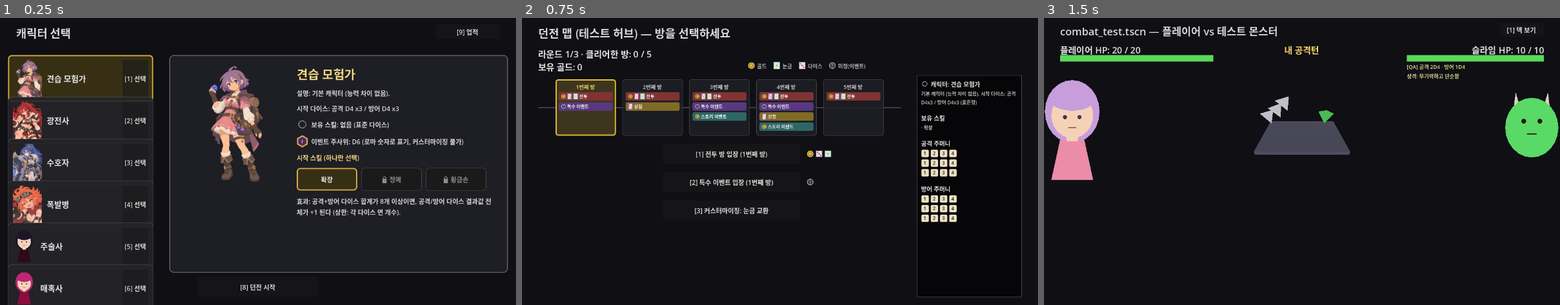
Above: before the commit, frames 1-3 (left to right).
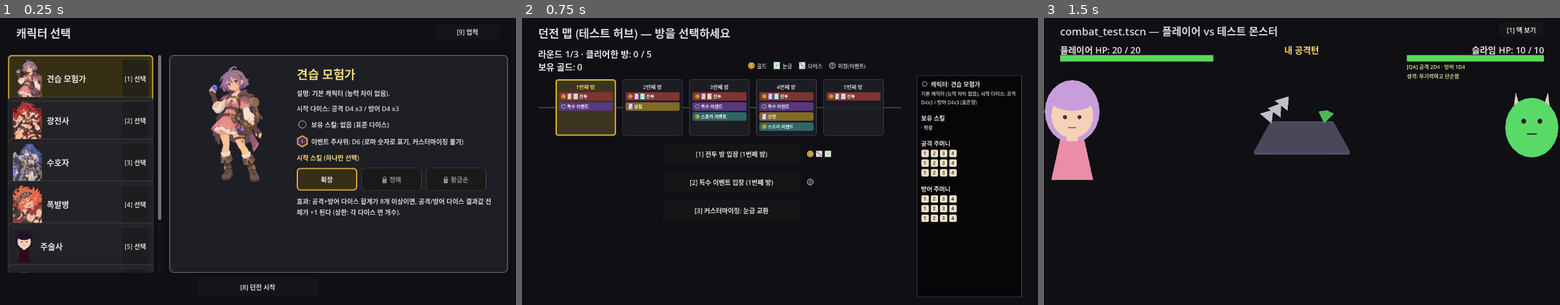
Above: after the commit, the same moments.

Repository: YGseok/ProjectD
Game: Godot game, scene res://code/scenes/character_select.tscn
The game is run twice, just before and just after one commit, with the same random seed, the same clock (stepped at 60 frames per second) and the same inputs.
Inputs:
- Up to frame 1 (0.25 s): no input
- Up to frame 2 (0.75 s): click "[8] 던전 시작" at 0.5 s
- Up to frame 3 (1.5 s): click "[1] 전투 방 입장 (1번째 방)" at 1.25 s

The runs differ from the first frame. In frame 1, 0.8% of the frame differs, in the area x 1-32%, y 12-100%; in frame 2, nothing differs; in frame 3, nothing differs.

Commit message:
feat: 시작 스킬 원형 7종 전투 배선 완료(F-2(c)) + 캐릭터 선택 스크롤 버그 수정(ART-1a)
이전 세션이 끊기며 미커밋으로 남긴 F-2(c) 작업을 이어받아 완성. 이어받은 diff에서
선제/황금손/과적/잡화점(공격턴)이 "수집가" 블록 안에, 대비/오뚝이/과적/잡화점(방어턴)이
"강철 방비" 블록 안에 중첩돼 발동 안 하던 버그(2026-09-17 (138)과 같은 유형)를 발견해
전부 톱레벨로 분리. 황금손/잡화점/승부사 조건 계산은 정적 함수로 분리해 dice_test.gd가
물리 없이 계산 결과를 직접 검증하도록 하고, 7종 전부 효과 단위 테스트 추가.

ART-1a: 캐릭터 선택 카드 목록이 7종으로 늘어나며 7번째 카드가 화면 밖으로 밀려 선택
불가했던 버그를 ScrollContainer + 실측 행 높이 계산으로 수정.

DESIGN.md 시작 스킬 표를 7캐릭터x3슬롯으로 갱신.

Co-Authored-By: Claude Sonnet 5 <noreply@anthropic.com>

Diff:
--- a/code/scenes/character_select.gd
+++ b/code/scenes/character_select.gd
@@ -19,10 +19,13 @@
 ## CARD_WIDTH/CARD_HEIGHT/CARD_GAP: 왼쪽 카드 목록(초상+이름만, INBOX.md 2026-09-14
 ## "외형과 이름들만 간략하게 나오고, 패널 선택시 오른쪽에 상세 정보를 제공"을 반영해
 ## 2026-09-15에 "카드 하나에 모든 정보" 방식에서 "간략한 목록 + 오른쪽 상세 패널"
-## 방식으로 개편)의 한 행 크기. 예전에는 카드 폭을 캐릭터 수에 맞춰 동적으로 계산했지만
-## (화면 폭을 5등분), 이제는 카드가 세로로 쌓이는 목록이라 폭이 고정이어도 캐릭터가
-## 늘어나도(6종째부터는 CardsContainer 높이를 넘어 스크롤이 필요해질 수 있음 — 지금
-## 5종까지는 문제 없음) 문제가 없다.
+## 방식으로 개편)의 한 행 "기대" 크기 — 실제 행 간격은 _build_cards()가 각 카드의
+## 실제 결합 최소 높이(get_combined_minimum_size())를 측정해서 쌓으므로(ART-1a,
+## 2026-10-07), CARD_HEIGHT는 포트레이트 칸 크기 등 다른 계산의 기준값으로만 쓰인다.
+## **CardsContainer는 이제 ScrollContainer**(캐릭터가 늘어나 목록이 보이는 영역(540px)
+## 보다 길어져도 스크롤로 전부 닿을 수 있게 — 7종(7×104=728px)부터 실제로 넘침,
+## `qa_out/art_character_select.png`에서 7번째 카드가 화면 밖으로 밀려 선택 불가했던
+## 버그로 발견됨).
 const CARD_WIDTH := 360.0
 const CARD_HEIGHT := 92.0
 const CARD_GAP := 12.0
@@ -34,7 +37,7 @@
 ## 맞추고, 패널 내용 높이(540 - 상하 여백 48 = 492) 안에 들어가게 잡았다.
 const DETAIL_ART_SIZE := Vector2(260, 293)
 
-@onready var cards_container: Control = $CardsContainer
+@onready var cards_container: Control = $CardsContainer/CardsList
 @onready var detail_container: Control = $DetailPanelContainer
 @onready var start_button: Button = $StartButton
 @onready var achievement_button: Button = $AchievementButton
@@ -96,12 +99,21 @@
 	_card_panels.clear()
 
 	var select_buttons: Array[Button] = []
+	# ART-1a(2026-10-07): CARD_HEIGHT(92)를 고정 행 간격으로 썼더니, 패널의 실제
+	# 결합 최소 높이(panel 스타일박스 여백 + 내부 버튼/라벨 최소 크기)가 그보다 커서
+	# Godot이 자동으로 size를 키우며 다음 행과 겹쳤다. 대신 카드를 추가할 때마다
+	# get_combined_minimum_size()로 실제 필요한 높이를 재고 그만큼만 다음 행을 내린다.
+	var y := 0.0
 	for i in CharacterProfiles.PROFILES.size():
 		var profile: Dictionary = CharacterProfiles.PROFILES[i]
 		var card := _make_card(profile, select_buttons)
-		card.position = Vector2(0, i * (CARD_HEIGHT + CARD_GAP))
 		cards_container.add_child(card)
+		card.position = Vector2(0, y)
+		var card_height: float = max(CARD_HEIGHT, card.get_combined_minimum_size().y)
+		card.size = Vector2(CARD_WIDTH, card_height)
+		y += card_height + CARD_GAP
 		_card_panels[profile["id"]] = card
+	cards_container.custom_minimum_size = Vector2(CARD_WIDTH, max(0.0, y - CARD_GAP))
 
 	_refresh_selection_highlight()
 	_refresh_detail_panel()
--- a/code/scenes/character_select.tscn
+++ b/code/scenes/character_select.tscn
@@ -23,11 +23,14 @@
 text = "캐릭터 선택"
 label_settings = SubResource("LabelSettings_title")
 
-[node name="CardsContainer" type="Control" parent="."]
+[node name="CardsContainer" type="ScrollContainer" parent="."]
 offset_left = 20.0
 offset_top = 100.0
 offset_right = 400.0
 offset_bottom = 640.0
+horizontal_scroll_mode = 0
+
+[node name="CardsList" type="Control" parent="CardsContainer"]
 
 [node name="DetailPanelContainer" type="Control" parent="."]
 offset_left = 420.0
--- a/code/scenes/combat_test.gd
+++ b/code/scenes/combat_test.gd
@@ -51,6 +51,23 @@
 		_:
 			return null # null이면 die_d4.tscn 기본값(plastic)을 그대로 씀
 
+## "황금손"([대형 기획 5] F-2(c), 견습 모험가 시작 스킬) 보너스 계산 — 보유 골드
+## 30마다 +1, 최대 +2(골드 60 이상). 순수 함수로 분리해 dice_test.gd가 물리 다이스
+## 스폰 없이 직접 호출해 "계산 결과가 실제로 바뀌는가"를 검증할 수 있게 한다.
+static func _wealth_bonus(gold: int) -> int:
+	return min(2, gold / 30)
+
+## "잡화점"([대형 기획 5] F-2(c), 곡예사 시작 스킬) 조건 계산 — 공격+방어 두
+## 주머니를 합쳐 서로 다른 면 개수(D4/D6/D8 …) 종류가 몇 종인지 센다. _wealth_bonus()와
+## 같은 이유로 순수 함수 분리.
+static func _diverse_dice_type_count(attack_bag: DiceBag, defense_bag: DiceBag) -> int:
+	var sides_seen: Dictionary = {}
+	for die_faces in attack_bag.dice:
+		sides_seen[die_faces.size()] = true
+	for die_faces in defense_bag.dice:
+		sides_seen[die_faces.size()] = true
+	return sides_seen.size()
+
 const SETTLE_LIN_THRESHOLD := 0.08
 const SETTLE_ANG_THRESHOLD := 0.5
 const SETTLE_MIN_FRAMES := 10
@@ -142,6 +159,11 @@
 ## player_deep_breath_used: "심호흡"이 이번 전투에서 이미 적용됐는지(첫 방어턴 1회
 ## 한정이라 전투마다, 즉 _ready()마다 초기화).
 var player_deep_breath_used := false
+## player_vanguard_used/player_bulwark_used: "선제"(광전사 시작 스킬, [대형 기획 5]
+## F-2(c))/"대비"(수호자 시작 스킬)가 이번 전투에서 이미 적용됐는지 — 둘 다
+## deep_breath_used와 같은 "전투 첫 턴 1회" 패턴(공격/방어로 대칭).
+var player_vanguard_used := false
+var player_bulwark_used := false
 ## player_frenzy_active: "광기 심화"(광전사 전용 고유 스킬) 보유 여부. RunState.
 ## skill_flags는 캐릭터와 무관하게 문자열만 쌓이므로, SkillPool이 캐릭터 필터로
 ## 이 스킬을 광전사에게만 제시했다는 전제 하에 플래그 존재 여부만 확인한다. true이면
@@ -436,6 +458,8 @@
 	player_guard_stacks = 0
 	player_guard_pending = false
 	player_deep_breath_used = false
+	player_vanguard_used = false
+	player_bulwark_used = false
 	player_frenzy_active = RunState.skill_flags.has("frenzy_deepen")
 	player_frenzy_deepen_plus_active = RunState.skill_flags.has("frenzy_deepen_plus")
 	player_guard_deepen_active = RunState.skill_flags.has("guard_deepen")
@@ -698,6 +722,43 @@
 		if RunState.pip_inventory.size() >= 5:
 			atk_values = atk_bag.apply_flat_bonus(atk_values, 1)
 			_append_log("수집가 효과: 공격 다이스 결과값 +1 (눈금 인벤토리 5개 이상)")
+	# "선제"([대형 기획 5] F-2(c), 광전사 시작 스킬): 이번 전투의 첫 공격턴 한 번만
+	# 공격 다이스 결과값 전체 +2 — "심호흡"(방어턴 1회 +1)과 같은 1회성 패턴을
+	# 공격턴 쪽에 적용한 것(배율만 +2로 다름, player_vanguard_used로 1회 제한).
+	# **독립 조건**(start_hoard 보유 여부와 무관) — 수집가 블록 안에 중첩시켰다가
+	# "수집가 없으면 선제도 영원히 발동 안 함" 버그가 될 뻔했던 것을 여기서 바로잡음
+	# (2026-09-17 (149) F-1의 동기가 된 "조건문 안에 중첩된 죽은 분기" 버그와 같은
+	# 유형 — 반드시 skill_flags.has() 조건마다 톱레벨 if로 분리해야 한다).
+	if is_player_attacking and RunState.skill_flags.has("start_vanguard") and not player_vanguard_used:
+		atk_values = atk_bag.apply_flat_bonus(atk_values, 2)
+		player_vanguard_used = true
+		_append_log("선제 효과: 공격 다이스 결과값 +2 (이번 전투 최초 공격 1회)")
+	# "황금손"([대형 기획 5] F-2(c), 견습 모험가 시작 스킬): 보유 골드 30마다 공격
+	# 다이스 결과값 +1, 최대 +2(골드 60 이상). 정수 나눗셈으로 "30마다"를 그대로
+	# 표현하고 min(2, ...)로 상한을 건다 — 골드가 전투 중에는 바뀌지 않으므로 다른
+	# 정적 조건 스킬들과 같은 패턴(매 턴 재확인)을 유지. 보너스 계산을 정적 함수
+	# _wealth_bonus()로 분리해 dice_test.gd가 물리 없이 직접 호출해 검증할 수 있게 함.
+	if is_player_attacking and RunState.skill_flags.has("start_wealth"):
+		var wealth_bonus: int = _wealth_bonus(RunState.gold)
+		if wealth_bonus > 0:
+			atk_values = atk_bag.apply_flat_bonus(atk_values, wealth_bonus)
+			_append_log("황금손 효과: 공격 다이스 결과값 +%d (골드 %d)" % [wealth_bonus, RunState.gold])
+	# "과적"([대형 기획 5] F-2(c), 폭발병 시작 스킬): 공격 주머니가 MAX_DICE(6)에
+	# 꽉 찬 경우에만 공격 다이스 결과값 전체 +1(방어턴 쪽은 아래 대칭 적용 — 두 쪽
+	# 다 꽉 차면 둘 다 적용됨).
+	if is_player_attacking and RunState.skill_flags.has("start_overflow"):
+		if RunState.player_attack_bag.is_full():
+			atk_values = atk_bag.apply_flat_bonus(atk_values, 1)
+			_append_log("과적 효과: 공격 다이스 결과값 +1 (공격 주머니가 가득 찼음)")
+	# "잡화점"([대형 기획 5] F-2(c), 곡예사 시작 스킬): 공격+방어 다이스를 합쳐
+	# 서로 다른 면 개수(D4/D6/D8 등) 종류가 3종 이상이면 공격 다이스 결과값 전체 +1
+	# (방어턴 쪽은 아래 대칭 적용). 종류 집계를 정적 함수 _diverse_dice_type_count()로
+	# 분리해 dice_test.gd가 직접 검증할 수 있게 함.
+	if is_player_attacking and RunState.skill_flags.has("start_diverse"):
+		var diverse_count := _diverse_dice_type_count(RunState.player_attack_bag, RunState.player_defense_bag)
+		if diverse_count >= 3:
+			atk_values = atk_bag.apply_flat_bonus(atk_values, 1)
+			_append_log("잡화점 효과: 공격 다이스 결과값 +1 (다이스 종류 %d종)" % diverse_count)
 	# "심호흡+"([미니 기획 D]-4, 공용 강화): base는 이번 전투 첫 방어턴 한 번만
 	# 적용되지만, "+"는 매 방어턴마다 적용된다(상한은 base와 동일하게 다이스별 면
 	# 개수). "+" > base 우선순위 — 두 id가 함께 있어도 "+"만 적용하고 player_deep_
@@ -749,6 +810,35 @@
 		if has_metal_die:
 			def_values = def_bag.apply_flat_bonus(def_values, 1)
 			_append_log("강철 방비 효과: 방어 다이스 결과값 +1 (철제 재질 다이스 보유)")
+	# "대비"([대형 기획 5] F-2(c), 수호자 시작 스킬): 이번 전투의 첫 방어턴 한 번만
+	# 방어 다이스 결과값 전체 +2 — "선제"와 완전히 대칭(공격 대신 방어). **독립
+	# 조건**(start_ironclad 보유 여부와 무관) — 위 "선제"와 같은 이유로 강철 방비
+	# 블록 밖 톱레벨로 둔다.
+	if not is_player_attacking and RunState.skill_flags.has("start_bulwark") and not player_bulwark_used:
+		def_values = def_bag.apply_flat_bonus(def_values, 2)
+		player_bulwark_used = true
+		_append_log("대비 효과: 방어 다이스 결과값 +2 (이번 전투 최초 방어 1회)")
+	# "오뚝이"([대형 기획 5] F-2(c), 주술사 시작 스킬): 플레이어 HP가 최대 HP의
+	# 절반 이하이면 방어 다이스 결과값 전체 +1. player_hp는 이 교환의 데미지 적용
+	# 전 값(공격턴에서 몬스터가 때리기 전 HP)이므로 "버틸수록 발동" 조건이 정확히
+	# 반영된다.
+	if not is_player_attacking and RunState.skill_flags.has("start_second_wind"):
+		if player_hp * 2 <= PLAYER_MAX_HP:
+			def_values = def_bag.apply_flat_bonus(def_values, 1)
+			_append_log("오뚝이 효과: 방어 다이스 결과값 +1 (HP 절반 이하)")
+	# "과적"(방어턴, 공격턴 쪽과 대칭): 방어 주머니가 MAX_DICE(6)에 꽉 찬 경우에만
+	# 방어 다이스 결과값 전체 +1.
+	if not is_player_attacking and RunState.skill_flags.has("start_overflow"):
+		if RunState.player_defense_bag.is_full():
+			def_values = def_bag.apply_flat_bonus(def_values, 1)
+			_append_log("과적 효과: 방어 다이스 결과값 +1 (방어 주머니가 가득 찼음)")
+	# "잡화점"(방어턴, 공격턴 쪽과 대칭): 공격+방어 다이스를 합쳐 서로 다른 면
+	# 개수 종류가 3종 이상이면 방어 다이스 결과값 전체 +1.
+	if not is_player_attacking and RunState.skill_flags.has("start_diverse"):
+		var diverse_count_def := _diverse_dice_type_count(RunState.player_attack_bag, RunState.player_defense_bag)
+		if diverse_count_def >= 3:
+			def_values = def_bag.apply_flat_bonus(def_values, 1)
+			_append_log("잡화점 효과: 방어 다이스 결과값 +1 (다이스 종류 %d종)" % diverse_count_def)
 	var atk_total := 0
 	for v in atk_values:
 		atk_total += v
--- a/code/scenes/dice_test.gd
+++ b/code/scenes/dice_test.gd
@@ -3501,6 +3501,106 @@
 		RunState.skill_flags, "OK" if ironclad_without_lean_ok else "FAIL"
 	])
 
+	# (i) "선제"(start_vanguard)/"대비"(start_bulwark): 1회성 플래그 게이팅이 실제로
+	# "계산 결과"를 바꾸는지 — combat_test.gd의 인라인 조건식(skill_flags.has(...) and
+	# not player_*_used)을 그대로 재현해, 1회차엔 발동(true)/사용 플래그를 올린 뒤
+	# 2회차엔 발동 안 함(false)으로 바뀌는지 직접 확인한다(심호흡과 같은 패턴이라
+	# 새 버그 유형은 아니지만, F-2(c)에서 "수집가" 블록 안에 중첩됐다가 바로 고친
+	# 사고가 있었으므로 독립 조건으로 평가됨을 명시적으로 남긴다).
+	var vanguard_combat = combat_script.new()
+	RunState.skill_flags = ["start_vanguard"]
+	var vanguard_fires_first: bool = RunState.skill_flags.has("start_vanguard") and not vanguard_combat.player_vanguard_used
+	vanguard_combat.player_vanguard_used = true
+	var vanguard_fires_second: bool = RunState.skill_flags.has("start_vanguard") and not vanguard_combat.player_vanguard_used
+	var vanguard_ok: bool = vanguard_fires_first and not vanguard_fires_second
+	ok = vanguard_ok and ok
+	lines.append("  '선제' 1회성 게이팅: 1회차 발동=%s 2회차 발동=%s (기대 true/false) -> %s" % [
+		vanguard_fires_first, vanguard_fires_second, "OK" if vanguard_ok else "FAIL"
+	])
+	vanguard_combat.free()
+
+	var bulwark_combat = combat_script.new()
+	RunState.skill_flags = ["start_bulwark"]
+	var bulwark_fires_first: bool = RunState.skill_flags.has("start_bulwark") and not bulwark_combat.player_bulwark_used
+	bulwark_combat.player_bulwark_used = true
+	var bulwark_fires_second: bool = RunState.skill_flags.has("start_bulwark") and not bulwark_combat.player_bulwark_used
+	var bulwark_ok: bool = bulwark_fires_first and not bulwark_fires_second
+	ok = bulwark_ok and ok
+	lines.append("  '대비' 1회성 게이팅: 1회차 발동=%s 2회차 발동=%s (기대 true/false) -> %s" % [
+		bulwark_fires_first, bulwark_fires_second, "OK" if bulwark_ok else "FAIL"
+	])
+	bulwark_combat.free()
+
+	# (j) "황금손"(start_wealth): combat_test.gd._wealth_bonus()를 물리 없이 직접 호출해
+	# 골드 액수별 보너스 "계산 결과"(0/+1/+2)가 실제로 달라지는지 검증 — 플래그 유무가
+	# 아니라 최종 수치 자체를 비교한다.
+	var wealth_0: int = combat_script._wealth_bonus(0)
+	var wealth_29: int = combat_script._wealth_bonus(29)
+	var wealth_30: int = combat_script._wealth_bonus(30)
+	var wealth_59: int = combat_script._wealth_bonus(59)
+	var wealth_60: int = combat_script._wealth_bonus(60)
+	var wealth_90: int = combat_script._wealth_bonus(90)
+	var wealth_ok: bool = wealth_0 == 0 and wealth_29 == 0 and wealth_30 == 1 and wealth_59 == 1 and wealth_60 == 2 and wealth_90 == 2
+	ok = wealth_ok and ok
+	lines.append("  '황금손' 보너스 계산: gold=0/29/30/59/60/90 -> bonus=%d/%d/%d/%d/%d/%d (기대 0/0/1/1/2/2) -> %s" % [
+		wealth_0, wealth_29, wealth_30, wealth_59, wealth_60, wealth_90, "OK" if wealth_ok else "FAIL"
+	])
+
+	# (k) "과적"(start_overflow): DiceBag.is_full()(MAX_DICE=6 캡) 조건이 combat_test.gd가
+	# 실제로 쓰는 것과 동일한 함수이므로, 가득 차기 전/후 결과가 실제로 바뀌는지 확인한다.
+	var overflow_bag := DiceBag.new(4, 3)
+	var overflow_not_full_ok: bool = not overflow_bag.is_full()
+	for i in range(3):
+		overflow_bag.add_die(4)
+	var overflow_full_ok: bool = overflow_bag.is_full()
+	var overflow_ok: bool = overflow_not_full_ok and overflow_full_ok
+	ok = overflow_ok and ok
+	lines.append("  '과적' 발동 조건(MAX_DICE=6 캡): 3개일 때 가득 참=%s, 6개로 채운 뒤 가득 참=%s (기대 false/true) -> %s" % [
+		not overflow_not_full_ok, overflow_full_ok, "OK" if overflow_ok else "FAIL"
+	])
+
+	# (l) "오뚝이"(start_second_wind): player_hp * 2 <= PLAYER_MAX_HP 조건이 HP 변화에
+	# 따라 실제로 켜지고 꺼지는지 확인(HP 11=거짓, HP 10=절반 경계에서 참).
+	var second_wind_combat = combat_script.new()
+	second_wind_combat.player_hp = 11
+	var second_wind_above_half_ok: bool = not (second_wind_combat.player_hp * 2 <= combat_script.PLAYER_MAX_HP)
+	second_wind_combat.player_hp = 10
+	var second_wind_at_half_ok: bool = second_wind_combat.player_hp * 2 <= combat_script.PLAYER_MAX_HP
+	var second_wind_ok: bool = second_wind_above_half_ok and second_wind_at_half_ok
+	ok = second_wind_ok and ok
+	lines.append("  '오뚝이' 발동 조건(HP 절반 이하, MAX_HP=%d): HP=11 발동=%s, HP=10 발동=%s (기대 false/true) -> %s" % [
+		combat_script.PLAYER_MAX_HP, not second_wind_above_half_ok, second_wind_at_half_ok, "OK" if second_wind_ok else "FAIL"
+	])
+	second_wind_combat.free()
+
+	# (m) "잡화점"(start_diverse): combat_test.gd._diverse_dice_type_count()를 직접 호출해
+	# 다이스 종류 수가 2종->3종으로 늘어날 때 실제 집계 결과가 바뀌는지 검증한다.
+	RunState.chosen_starting_skill_id = "start_diverse"
+	RunState.reset_run("juggler")
+	var diverse_before: int = combat_script._diverse_dice_type_count(RunState.player_attack_bag, RunState.player_defense_bag)
+	var diverse_before_ok: bool = diverse_before < 3
+	RunState.player_attack_bag.add_die(8)
+	RunState.player_attack_bag.add_die(12)
+	var diverse_after: int = combat_script._diverse_dice_type_count(RunState.player_attack_bag, RunState.player_defense_bag)
+	var diverse_after_ok: bool = diverse_after >= 3
+	var diverse_ok: bool = diverse_before_ok and diverse_after_ok
+	ok = diverse_ok and ok
+	lines.append("  '잡화점' 다이스 종류 집계: D8/D12 추가 전=%d종(<3 기대) 추가 후=%d종(>=3 기대) -> %s" % [
+		diverse_before, diverse_after, "OK" if diverse_ok else "FAIL"
+	])
+
+	# (n) "승부사"(start_gambler): event.gd.gambler_adjusted_dc()가 실제 DC 값을 1 낮추고
+	# (최저 2), 스킬이 없으면 원래 DC를 그대로 유지하는지 — 물리/노드 없이 직접 호출.
+	var event_script := load("res://code/scenes/event.gd")
+	var gambler_dc3_without: int = event_script.gambler_adjusted_dc(3, false)
+	var gambler_dc3_with: int = event_script.gambler_adjusted_dc(3, true)
+	var gambler_dc_floor: int = event_script.gambler_adjusted_dc(2, true)
+	var gambler_ok: bool = gambler_dc3_without == 3 and gambler_dc3_with == 2 and gambler_dc_floor == 2
+	ok = gambler_ok and ok
+	lines.append("  '승부사' DC 보정: base=3 미보유=%d(기대 3) 보유=%d(기대 2), base=2 보유=%d(최저 2 기대) -> %s" % [
+		gambler_dc3_without, gambler_dc3_with, gambler_dc_floor, "OK" if gambler_ok else "FAIL"
+	])
+
 	RunState.chosen_starting_skill_id = chosen_backup
 	RunState.reset_run(character_backup)
 	return ok
--- a/code/scenes/event.gd
+++ b/code/scenes/event.gd
@@ -81,7 +81,7 @@
 
 
 func _ready() -> void:
-	_dc = difficulty_for_room(RunState.rooms_cleared)
+	_dc = gambler_adjusted_dc(difficulty_for_room(RunState.rooms_cleared), RunState.skill_flags.has("start_gambler"))
 	customize_button.pressed.connect(customize_panel.open)
 	fail_label.hide()
 	continue_button.hide()
@@ -144,6 +144,15 @@
 ## room_index는 RunState.rooms_cleared와 같은 기준(0부터 시작, 몇 번째 몬스터/방인지).
 static func difficulty_for_room(room_index: int) -> int:
 	return min(5, 3 + room_index / 2)
+
+
+## "승부사"([대형 기획 5] F-2(c), 매혹사 시작 스킬): "위험을 감수하기"의 DC를 1
+## 낮춘다(최저 2). difficulty_for_room()과 분리된 순수 함수라, dice_test.gd가 물리/
+## 노드 없이 "스킬 있음/없음"일 때 실제 DC 값이 달라지는지 직접 검증할 수 있다.
+static func gambler_adjusted_dc(base_dc: int, has_gambler: bool) -> int:
+	if has_gambler:
+		return max(2, base_dc - 1)
+	return base_dc
 
 
 func _refresh_shortcuts(buttons: Array[Button]) -> void:
Not shown, changed: docs/DESIGN.md
Not shown, changed: docs/STATUS.md
Not shown, changed: docs/STATUS_ARCHIVE.md
Not shown, changed: docs/feedback/INBOX.md
